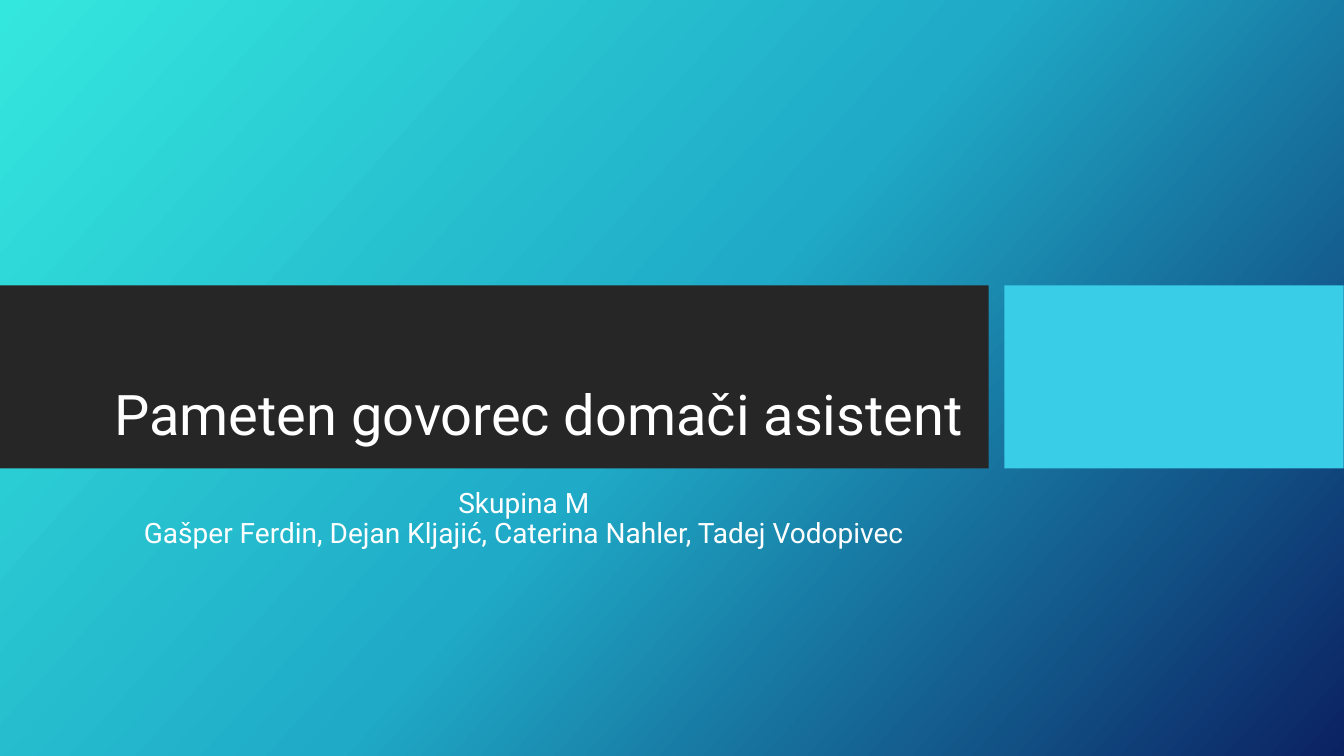
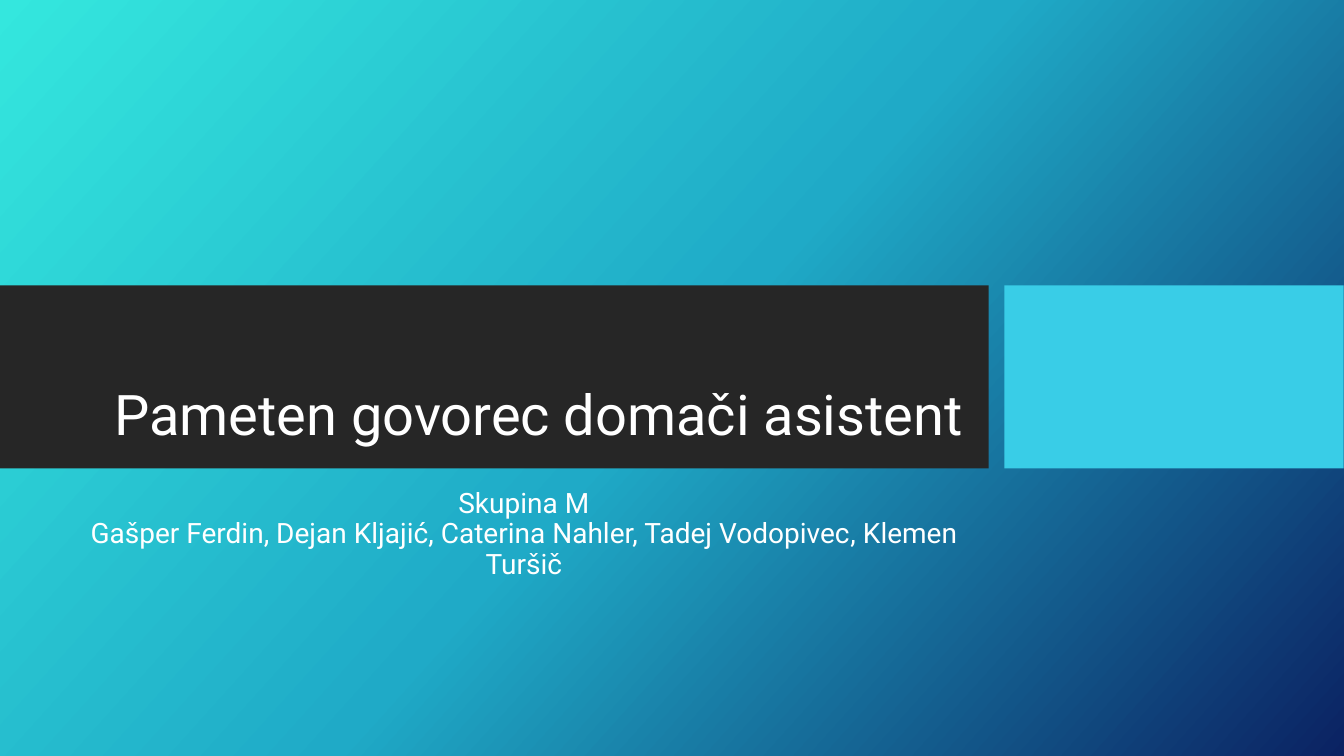
Before and after one commit to gw0/BajtaHack2017-Code, a slide deck: slide 1 of M_PametenGovorecDomaciAsistent/Presentation.pptx. Drawn at 1344x756 pixels with LibreOffice and Linux fonts; fonts in the diff are those of the drawing; background and template pictures are left out. Boxes give left, top, right and bottom in pixels: in the first picture for what was removed or moved away, otherwise in the second. Text is boxed around its words. In the diff, an @@ line names an element or a change of style, - is before the commit and + after.

```diff
--- a/M_PametenGovorecDomaciAsistent/Presentation.pptx
+++ b/M_PametenGovorecDomaciAsistent/Presentation.pptx
@@ subtitle at [91,492,957,575]: text changed @@
-Skupina M
-Gašper Ferdin, Dejan Kljajić, Caterina Nahler, Tadej Vodopivec
+Skupina M
+Gašper Ferdin, Dejan Kljajić, Caterina Nahler, Tadej Vodopivec, Klemen Turšič
```
Also in this commit, not shown: 1 other file.
